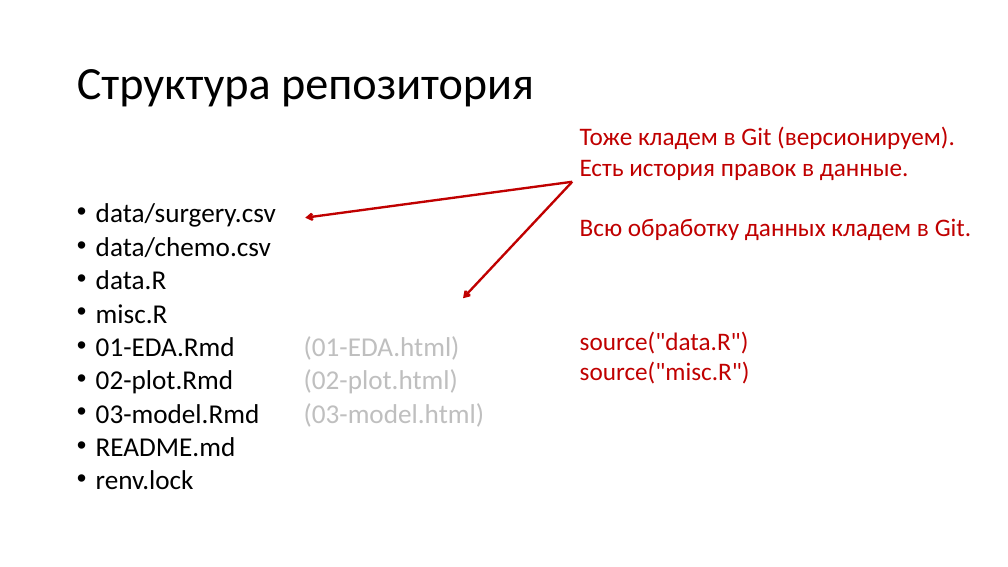
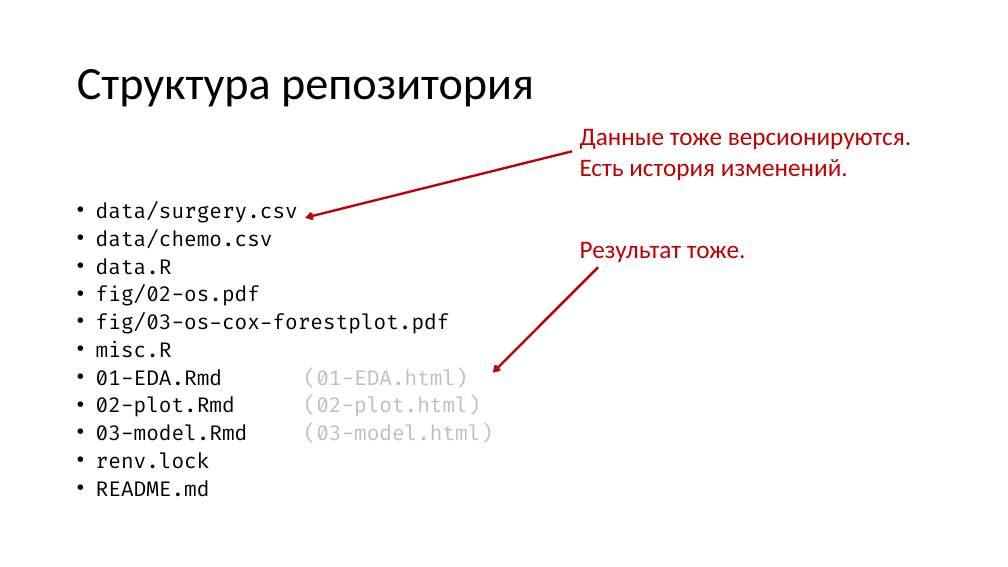
Before and after one commit to yoursdearboy/git-101, a slide deck: slide 63 of slides.pptx (slide 53 before the commit). Drawn at 1008x567 pixels with LibreOffice and Linux fonts; fonts in the diff are those of the drawing. Boxes give left, top, right and bottom in pixels: in the first picture for what was removed or moved away, otherwise in the second. Text is boxed around its words. In the diff, an @@ line names an element or a change of style, - is before the commit and + after.

```diff
--- a/slides.pptx
+++ b/slides.pptx
@@ text at (580, 128, 911, 180): text changed @@
-Тоже кладем в Git (версионируем).
-Есть история правок в данные.
-Всю обработку данных кладем в Git.
+Данные тоже версионируются.
+Есть история изменений.
@@ arrow moved from (306, 218) - (572, 181) to (306, 218) - (572, 151) @@
@@ text at (96, 202, 493, 497): paragraph removed @@
-• renv.lock
@@ text at (96, 202, 493, 497): size 25.9 to 19.6 pt, font Calibri to Fira Code in "data/surgery.csv", "data/chemo.csv", "data.R", "misc.R" and 4 more places @@
@@ arrow moved from (463, 298) - (572, 181) to (493, 373) - (598, 268) @@
@@ text added at (580, 241, 746, 262), 24 pt, text #C00000 @@
+Результат тоже.
@@ text at (96, 285, 450, 334): paragraphs added @@
+• fig/02-os.pdf
+• fig/03-os-cox-forestplot.pdf
@@ text removed at (580, 331, 750, 384) @@
-source("data.R")
-source("misc.R")
@@ text at (96, 452, 210, 469): paragraph added @@
+• renv.lock
```
Also in this commit, not shown: 36 other slides changed, 20 slides added, 11 slides removed, 2 other files.
